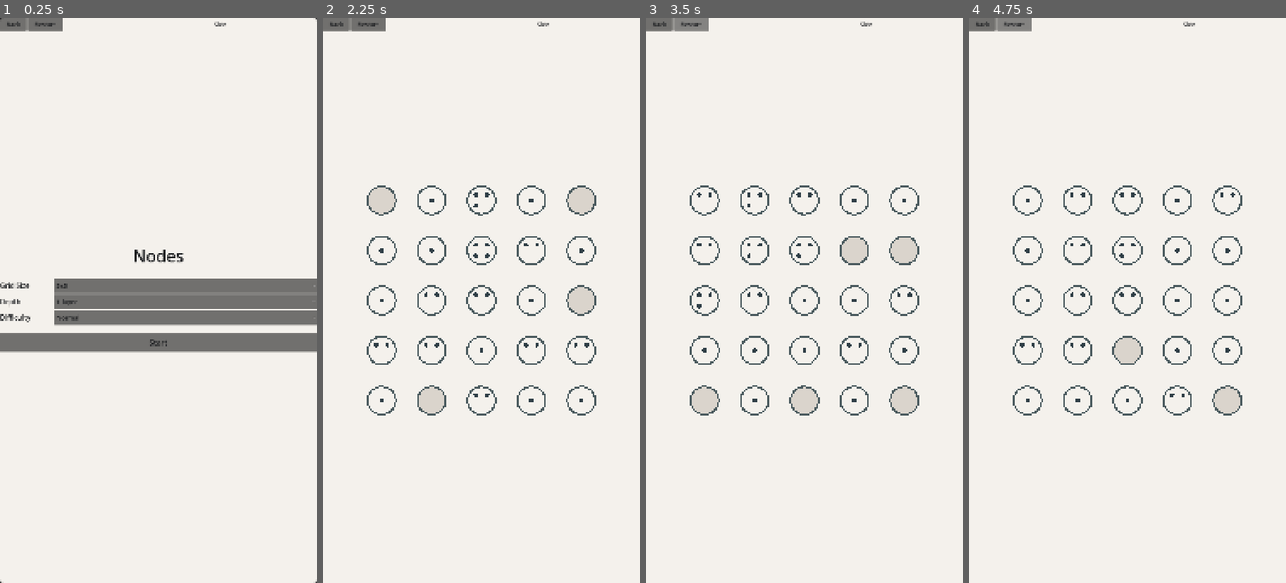
Above: before the commit, frames 1-4 (left to right).
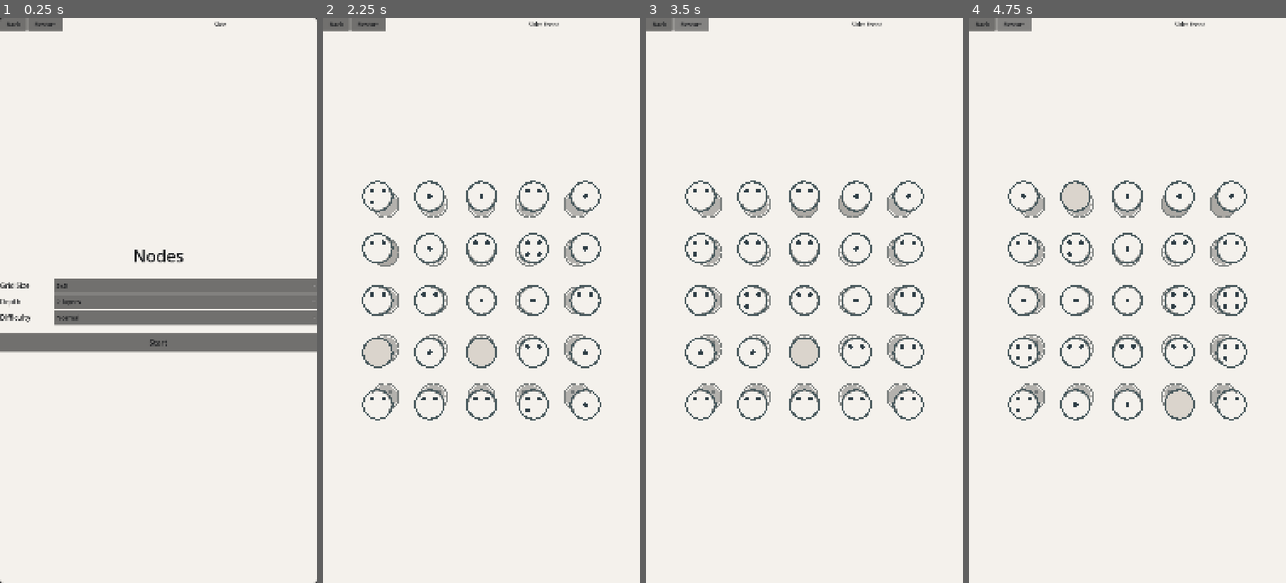
Above: after the commit, the same moments.

Repository: andrii-solokh/Nodoku
Game: Godot game, scene res://scenes/Main.tscn
Two runs of this game, one before a commit and one after it. Both use one fixed random seed, a clock stepped at 60 frames per second and the inputs below.
Inputs:
- Up to frame 1 (0.25 s): no input
- Up to frame 2 (2.25 s): click "Normal" at 0.5 s; click "Normal" at 1.25 s; click "Start" at 2 s
- Up to frame 3 (3.5 s): click "Restart" at 2.75 s
- Up to frame 4 (4.75 s): click "Restart" at 3.5 s; click "Restart" at 4.25 s

The runs differ from the first frame. In frame 1, less than 0.1% of the frame differs, in the area x 18-26%, y 50-51%; in frame 2, 7.2%; in frame 3, 7.2%, in the area x 12-88%, y 0-72%; in frame 4, 6.9%.

Commit message:
Default to 3D depth in menu

Diff:
--- a/scripts/main.gd
+++ b/scripts/main.gd
@@ -51,11 +51,11 @@
 		return
 
 	var size := int(cfg.get_value("game", "grid_size", 5))
-	var depth := int(cfg.get_value("game", "grid_depth", 1))
+	var depth := int(cfg.get_value("game", "grid_depth", 2))
 	var difficulty := int(cfg.get_value("game", "difficulty", 1))
 
 	_select_option_by_id(grid_size_option, size, 5)
-	_select_option_by_id(depth_option, depth, 1)
+	_select_option_by_id(depth_option, depth, 2)
 	_select_option_by_id(difficulty_option, difficulty, 1)
 
 func _save_settings(size: int, depth: int, difficulty: int) -> void:
@@ -67,7 +67,7 @@
 
 func _apply_defaults() -> void:
 	_select_option_by_id(grid_size_option, 5, 5)
-	_select_option_by_id(depth_option, 1, 1)
+	_select_option_by_id(depth_option, 2, 2)
 	_select_option_by_id(difficulty_option, 1, 1)
 
 func _select_option_by_id(option: OptionButton, id_value: int, fallback: int) -> void:
